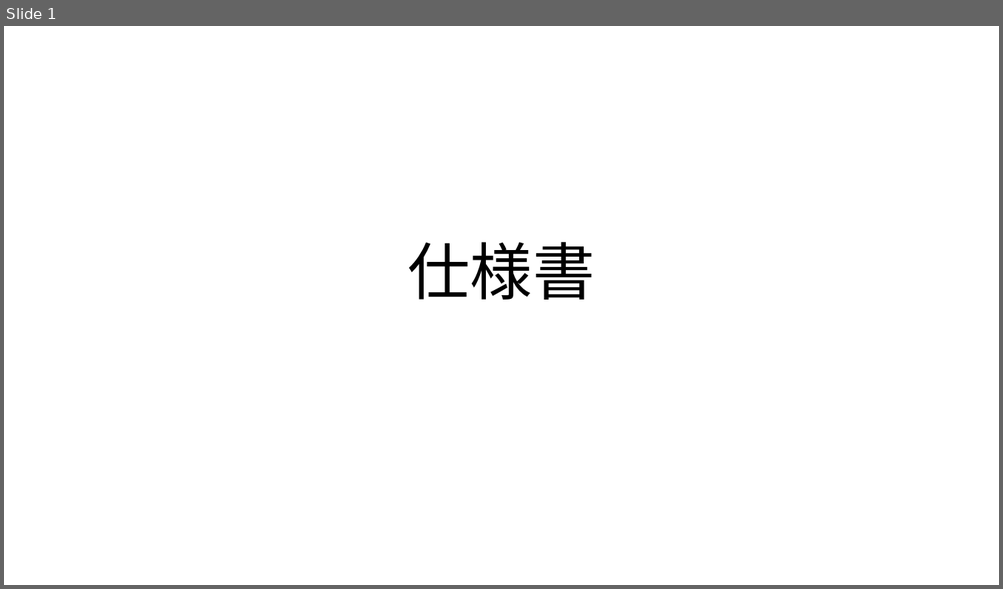
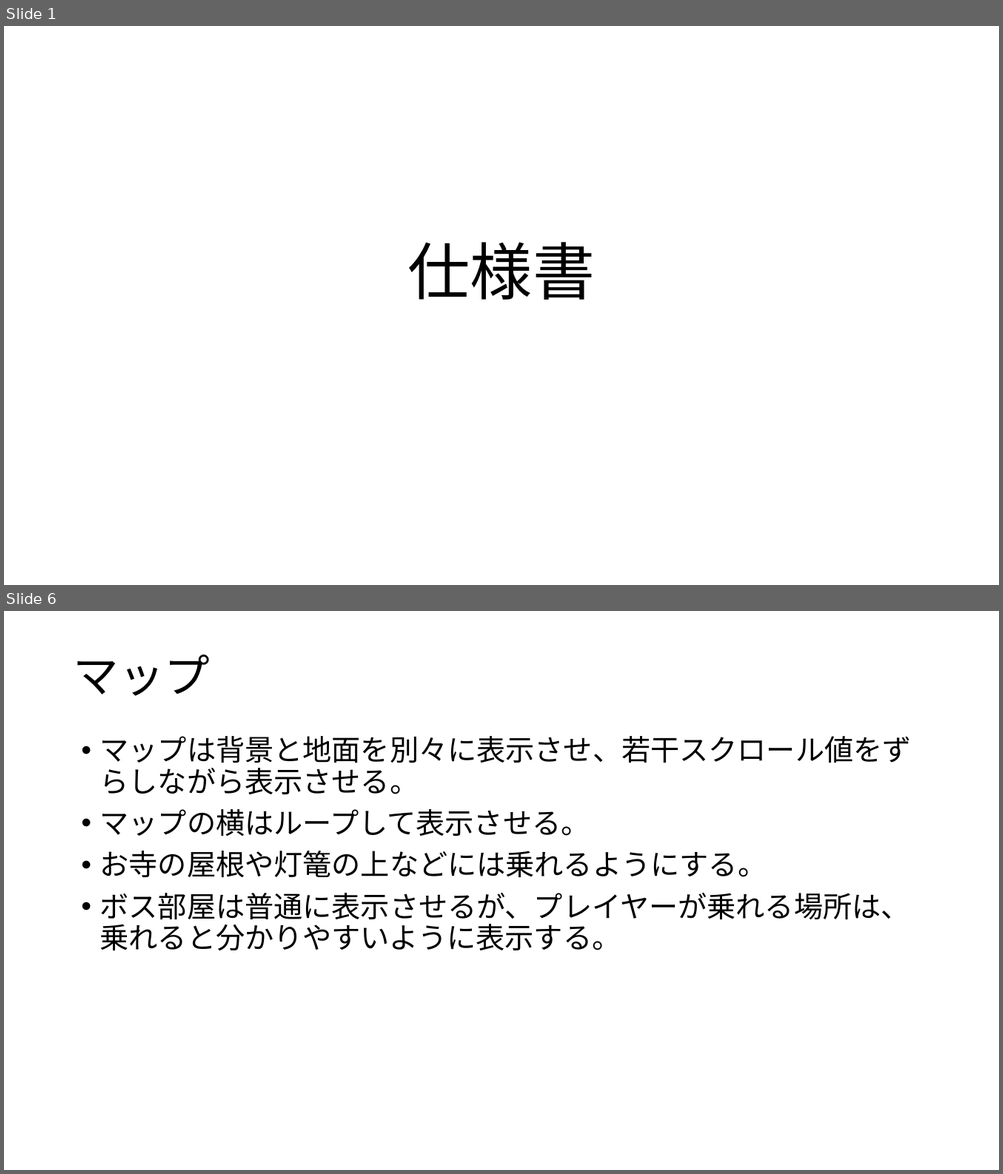
Before and after one commit to GCLUC2019/GameProject, a slide deck: 高松チーム/必要書類/仕様書/仕様書.pptx. Shown one above the other, each under a label of ours: slide 1 before the commit, slides 1 and 6 after it; the slides between them are not shown. The pictures are 1003x589 and 1003x1174 pixels, drawn with LibreOffice and Linux fonts; fonts in the diff are those of the drawing. Boxes give left, top, right and bottom in pixels: in the first picture for what was removed or moved away, otherwise in the second. Text is boxed around its words. In the diff, an @@ line names an element or a change of style, - is before the commit and + after.

```diff
--- a/高松チーム/必要書類/仕様書/仕様書.pptx
+++ b/高松チーム/必要書類/仕様書/仕様書.pptx
@@ slide 6 added at (x1=4, y1=611, x2=999, y2=1170), background #FFFFFF @@
@@ title added at (x1=74, y1=655, x2=210, y2=696), 44 pt, text #000000 @@
+マップ
@@ text added at (x1=100, y1=736, x2=911, y2=951), 28 pt, text #000000 @@
+• マップは背景と地面を別々に表示させ、若干スクロール値をずらしながら表示させる。
+• マップの横はループして表示させる。
+• お寺の屋根や灯篭の上などには乗れるようにする。
+• ボス部屋は普通に表示させるが、プレイヤーが乗れる場所は、乗れると分かりやすいように表示する。
```
Also in this commit, not shown: 2 slides changed, 6 other slides added, 22 slides removed.
